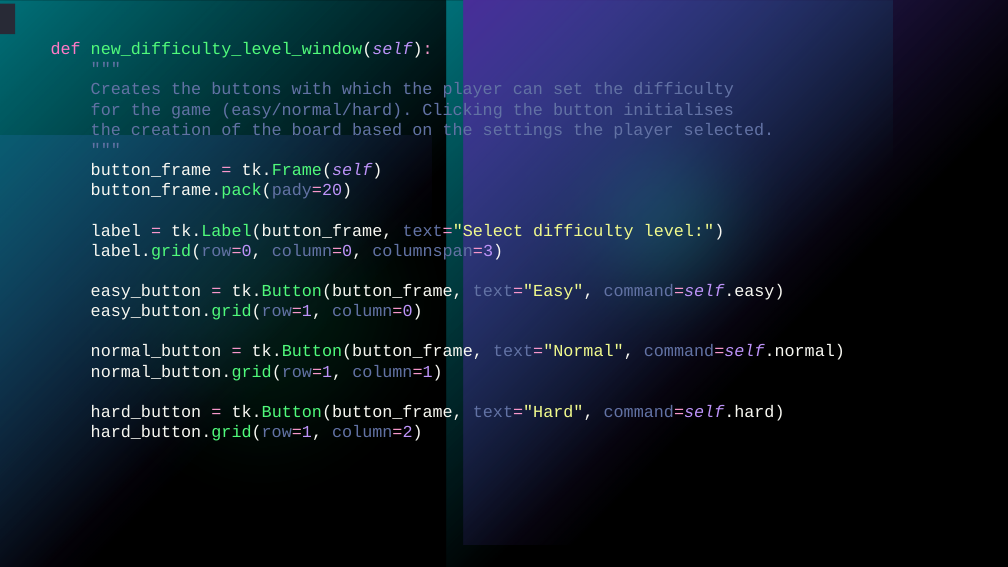
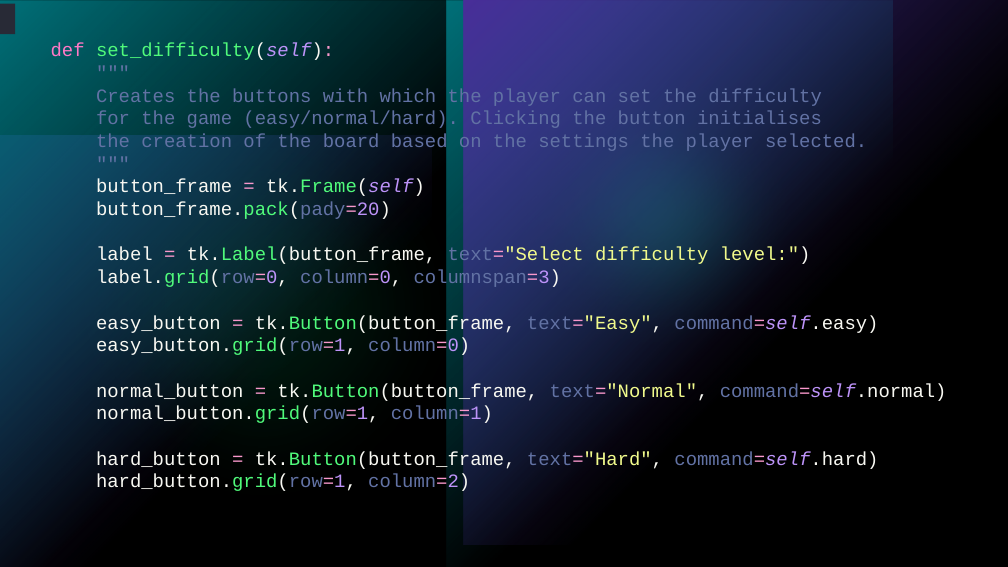
Before and after one commit to ashkakrist/Minesweeper, a slide deck: slide 6 of presentation/presentation_group_4.pptx (slide 5 before the commit). Drawn at 1008x567 pixels with LibreOffice and Linux fonts; fonts in the diff are those of the drawing. Boxes give left, top, right and bottom in pixels: in the first picture for what was removed or moved away, otherwise in the second. Text is boxed around its words. In the diff, an @@ line names an element or a change of style, - is before the commit and + after.

Commit message:
updated powerpoint presentation

```diff
--- a/presentation/presentation_group_4.pptx
+++ b/presentation/presentation_group_4.pptx
@@ text at (51,43,947,493): text changed; size 16 to 18 pt @@
-def new_difficulty_level_window(self):
-"""
-Creates the buttons with which the player can set the difficulty
-for the game (easy/normal/hard). Clicking the button initialises
-the creation of the board based on the settings the player selected.
-"""
-button_frame = tk.Frame(self)
-button_frame.pack(pady=20)
-label = tk.Label(button_frame, text="Select difficulty level:")
-label.grid(row=0, column=0, columnspan=3)
-easy_button = tk.Button(button_frame, text="Easy", command=self.easy)
-easy_button.grid(row=1, column=0)
-normal_button = tk.Button(button_frame, text="Normal", command=self.normal)
-normal_button.grid(row=1, column=1)
-hard_button = tk.Button(button_frame, text="Hard", command=self.hard)
-hard_button.grid(row=1, column=2)
+def set_difficulty(self):
+"""
+Creates the buttons with which the player can set the difficulty
+for the game (easy/normal/hard). Clicking the button initialises
+the creation of the board based on the settings the player selected.
+"""
+button_frame = tk.Frame(self)
+button_frame.pack(pady=20)
+label = tk.Label(button_frame, text="Select difficulty level:")
+label.grid(row=0, column=0, columnspan=3)
+easy_button = tk.Button(button_frame, text="Easy", command=self.easy)
+easy_button.grid(row=1, column=0)
+normal_button = tk.Button(button_frame, text="Normal", command=self.normal)
+normal_button.grid(row=1, column=1)
+hard_button = tk.Button(button_frame, text="Hard", command=self.hard)
+hard_button.grid(row=1, column=2)
```
Also in this commit, not shown: 3 other slides changed, 2 slides added.
